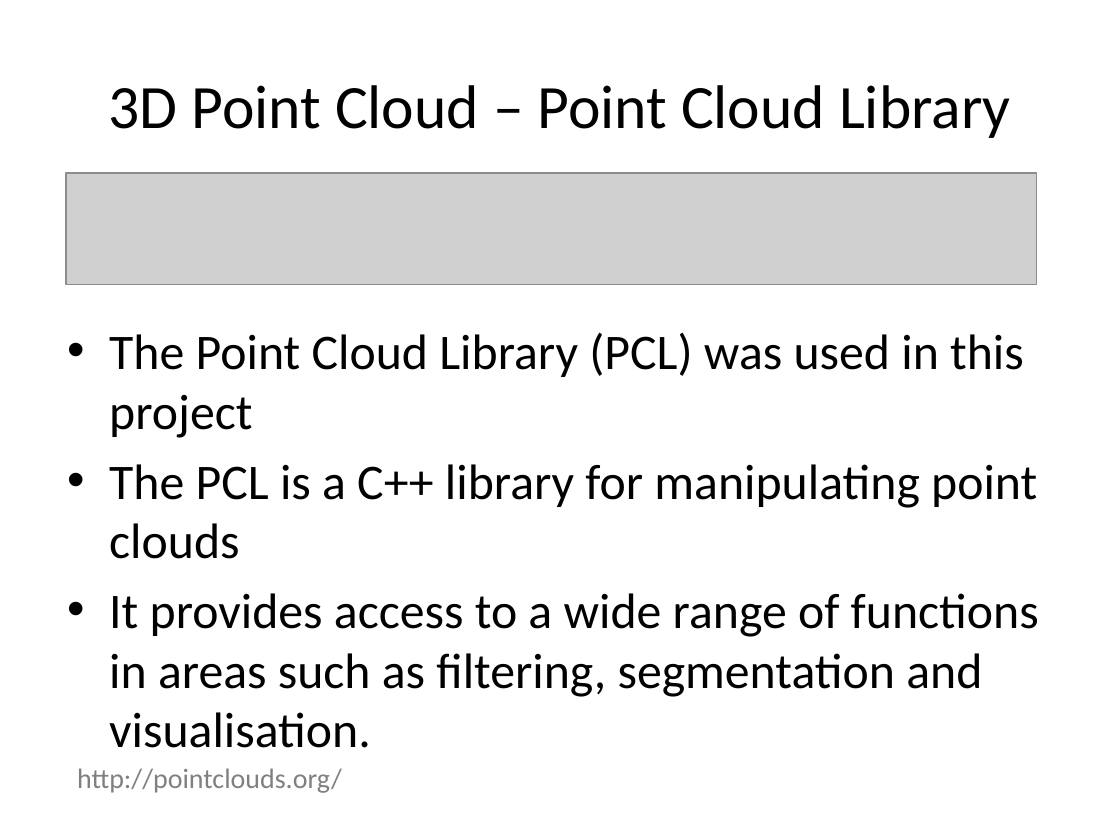
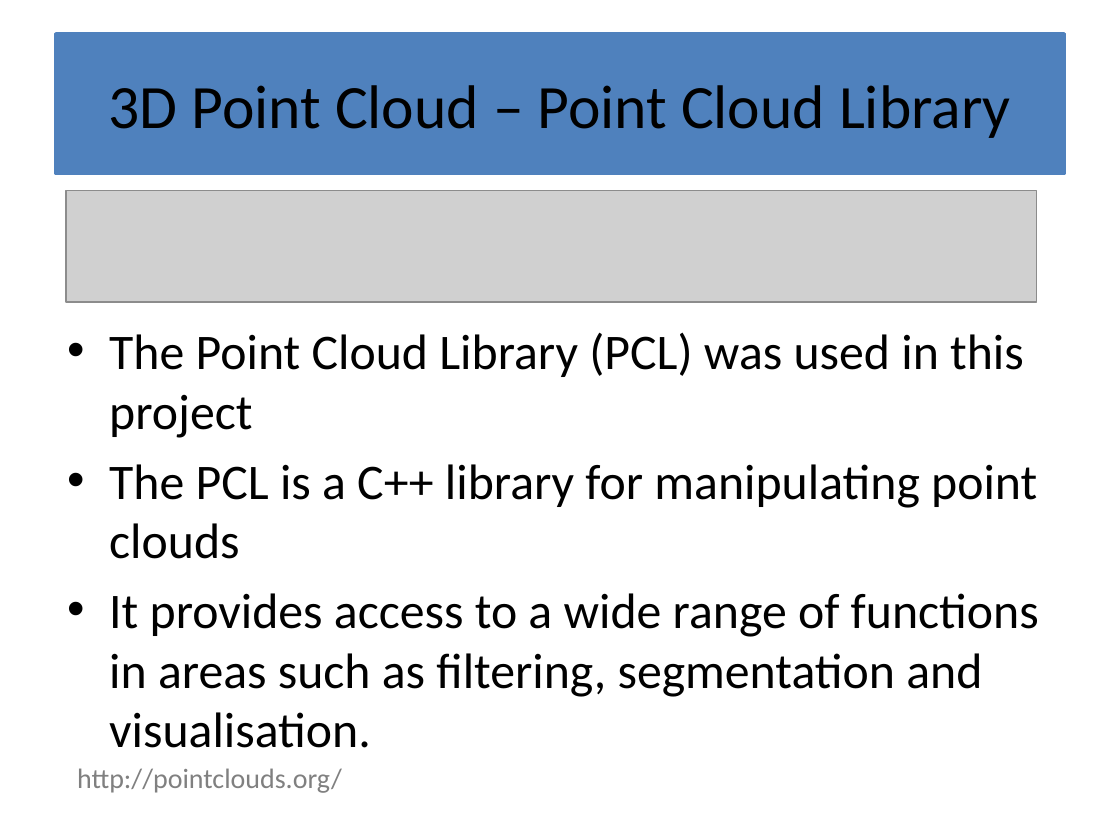
Before and after one commit to michaelwh/kinect-wheelchair, a slide deck: slide 9 of Autonomous Wheelchair using Structured Light.pptx (slide 7 before the commit). Drawn at 1120x840 pixels with LibreOffice and Linux fonts; fonts in the diff are those of the drawing; grey boxes stand for pictures. Boxes give left, top, right and bottom in pixels: in the first picture for what was removed or moved away, otherwise in the second. Text is boxed around its words. In the diff, an @@ line names an element or a change of style, - is before the commit and + after.

```diff
--- a/Autonomous Wheelchair using Structured Light.pptx
+++ b/Autonomous Wheelchair using Structured Light.pptx
@@ title "3D Point Cloud – Point ...": place and size @@
-title "3D Point Cloud – Point ..." at box(109, 85, 1011, 138)
+title "3D Point Cloud – Point ..." at box(56, 34, 1064, 174)
@@ title "3D Point Cloud – Point ..." at box(56, 34, 1064, 174): fill none to #4F81BD; outline none to #4F81BD 2 pt @@
@@ picture: place and size @@
-picture at box(66, 174, 1036, 286)
+picture at box(66, 190, 1036, 302)
```
Also in this commit, not shown: 7 other slides changed, 9 slides added, 2 slides removed.
